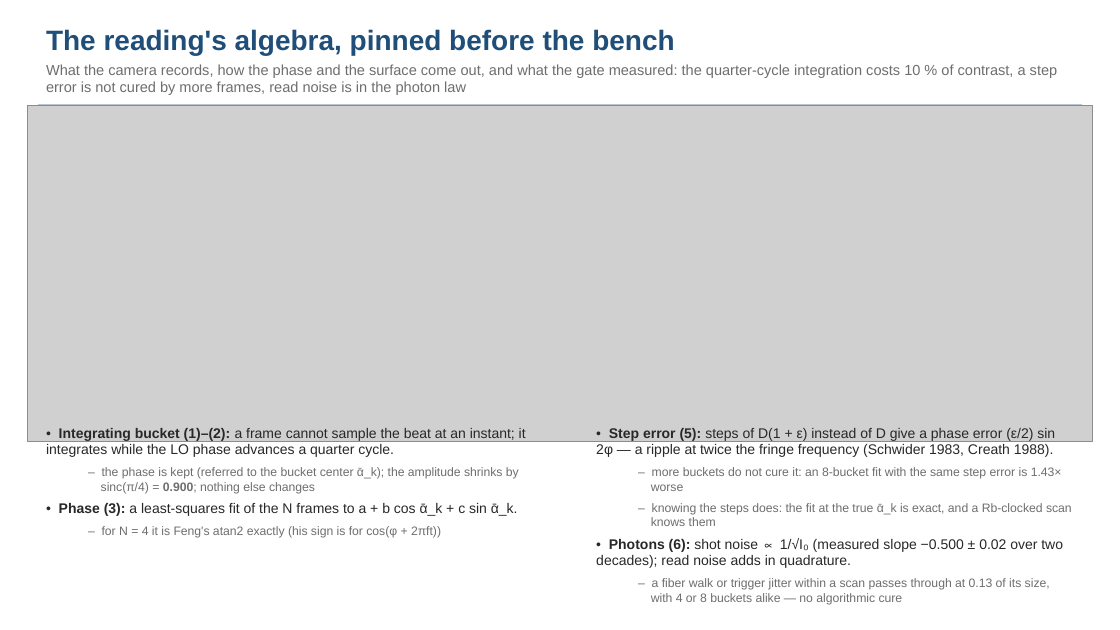
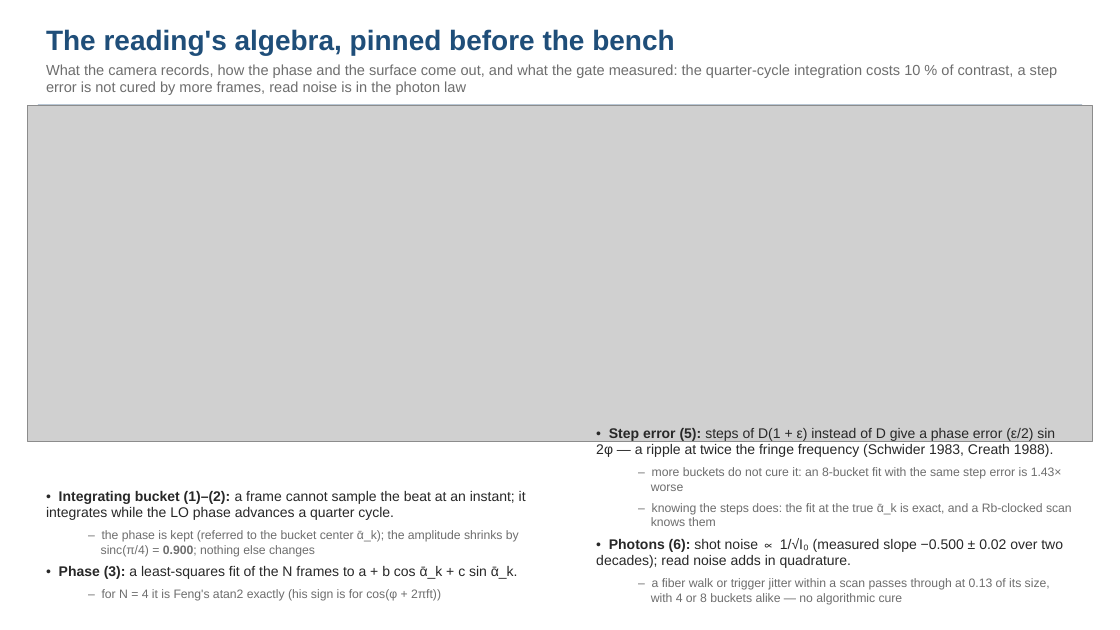
Before and after one commit to nasa-jpl/macos, a slide deck: slide 8 of demo_session/deck_cophi.pptx. Drawn at 1120x630 pixels with LibreOffice and Linux fonts; fonts in the diff are those of the drawing; grey boxes stand for pictures. Boxes give left, top, right and bottom in pixels: in the first picture for what was removed or moved away, otherwise in the second. Text is boxed around its words. In the diff, an @@ line names an element or a change of style, - is before the commit and + after.

```diff
--- a/demo_session/deck_cophi.pptx
+++ b/demo_session/deck_cophi.pptx
@@ text "• Integrating bucket (1)–(2): a ...": place and size @@
-text "• Integrating bucket (1)–(2): a ..." at <box>46,428,526,538</box>
+text "• Integrating bucket (1)–(2): a ..." at <box>46,491,526,601</box>
```
Also in this commit, not shown: 10 other slides changed, 6 other files.
